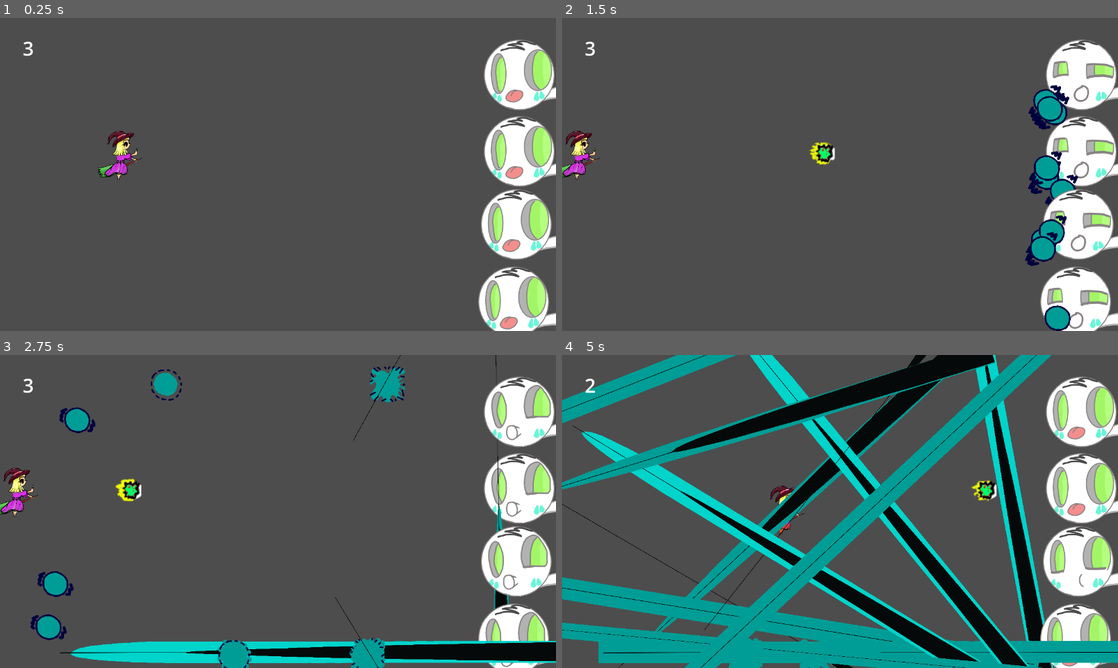
Above: before the commit, frames 1-4 (two rows, left to right).
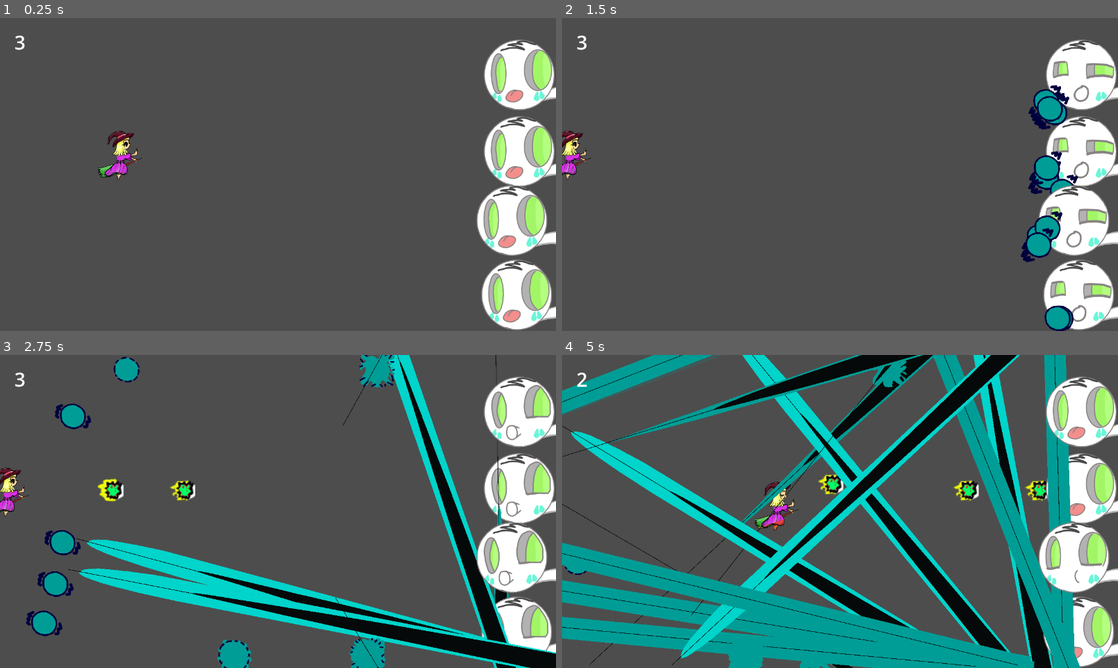
Above: after the commit, the same moments.

Repository: JovannyLobato/godotshmap
Game: Godot game, scene res://main.tscn
Two runs of this game, one before a commit and one after it. Both use one fixed random seed, a clock stepped at 60 frames per second and the inputs below.
Inputs:
- Up to frame 1 (0.25 s): no input
- Up to frame 2 (1.5 s): tap Enter (enter_pressed, bound only after the commit) at 0.5, 0.8, 1.35 s; hold Right (ui_right) 0.53-1.28 s; hold A (a_pressed) 0.53-1.28 s
- Up to frame 3 (2.75 s): tap Space (space_pressed, bound only after the commit) at 1.55, 2.1 s; hold Right (ui_right) from 2.03 s (still down); hold A (a_pressed) from 2.03 s (still down)
- Up to frame 4 (5 s): release A (a_pressed) at 2.78 s; tap A (a_pressed) at 2.85, 4.55 s; tap Enter (enter_pressed, bound only after the commit) at 3.05 s; release Right (ui_right) at 3.53 s; hold D (d_pressed) 3.53-4.28 s; tap Space (space_pressed, bound only after the commit) at 3.8 s; tap S (s_pressed) at 4.35 s

The runs differ from the first frame. In frame 1, 3.4% of the frame differs, in the area x 2-100%, y 5-100%; in frame 2, 4.1%; in frame 3, 21%; in frame 4, 43%, in the area x 0-100%, y 0-100%.

Commit message:
ui_game_machine added

Diff:
--- /dev/null
+++ b/MenuStateMachine.gd
@@ -0,0 +1,32 @@
+extends Node
+enum GameState {PLAYING, GAME_OVER, RETRY}
+
+var current_state = null
+var state_nodes = {
+	GameState.PLAYING: preload("res://ui.tscn"),
+	GameState.GAME_OVER: preload("res://game_over_ui.tscn"),
+	GameState.RETRY: preload("res://retry_ui.tscn")
+}
+
+var current_node = null
+
+func set_state(new_state):
+	if current_node:
+		current_node.queue_free()
+
+	current_node = state_nodes[new_state].instantiate()
+	add_child(current_node)
+	current_state = new_state
+
+# Called when the node enters the scene tree for the first time.
+func _ready():
+	pass # Replace with function body.
+
+
+# Called every frame. 'delta' is the elapsed time since the previous frame.
+func _process(delta):
+	pass
+
+
+func _on_witch_witch_dead():
+	pass # Replace with function body.
--- /dev/null
+++ b/UI_state_machine.tscn
@@ -0,0 +1,6 @@
+[gd_scene load_steps=2 format=3 uid="uid://b3ia2iwmfsx70"]
+
+[ext_resource type="Script" path="res://MenuStateMachine.gd" id="1_bo3or"]
+
+[node name="Node" type="Node"]
+script = ExtResource("1_bo3or")
--- a/bubbleTurquesa.gd
+++ b/bubbleTurquesa.gd
@@ -44,8 +44,8 @@
 			queue_free()
 			return
 		var rayInstance = myRay.instantiate()
+		rayInstance.global_position = position
 		add_sibling(rayInstance)
-		rayInstance.global_position = position
 		if collision_normal != Vector2.ZERO:
 			rayInstance.rotation = last_direction.bounce(collision_normal).angle()
 
--- a/bubbler.gd
+++ b/bubbler.gd
@@ -21,8 +21,9 @@
 	if animation.frame == 4 and animation.animation == "spiting":
 		for i in 3:
 			var bubbleInstantiate = bubble.instantiate()
+			bubbleInstantiate.position = Vector2(position.x-50,position.y+60)
 			add_sibling(bubbleInstantiate)
-			bubbleInstantiate.position = Vector2(position.x-50,position.y+60)
+
 
 func hit():
 	life-=1;
--- /dev/null
+++ b/game_over_ui.gd
@@ -0,0 +1,12 @@
+extends Control
+
+
+# Called when the node enters the scene tree for the first time.
+func _ready():
+	"""
+	$Label.text = "Game Over"
+	$Label2.text = "Press Enter to retry"
+	"""
+# Called every frame. 'delta' is the elapsed time since the previous frame.
+func _process(delta):
+	pass
--- /dev/null
+++ b/game_over_ui.tscn
@@ -0,0 +1,18 @@
+[gd_scene load_steps=2 format=3 uid="uid://dd3n43glpawg"]
+
+[ext_resource type="Script" path="res://game_over_ui.gd" id="1_0x1mn"]
+
+[node name="Game_OverUi" type="Control"]
+layout_mode = 3
+anchors_preset = 15
+anchor_right = 1.0
+anchor_bottom = 1.0
+grow_horizontal = 2
+grow_vertical = 2
+script = ExtResource("1_0x1mn")
+
+[node name="Label" type="Label" parent="."]
+layout_mode = 0
+offset_right = 412.0
+offset_bottom = 108.0
+text = "game_over"
--- a/main.gd
+++ b/main.gd
@@ -3,8 +3,7 @@
 
 # Called when the node enters the scene tree for the first time.
 func _ready():
-	pass # Replace with function body.
-
+	$UI_state_machine.set_state($UI_state_machine.GameState.PLAYING)
 
 # Called every frame. 'delta' is the elapsed time since the previous frame.
 func _process(delta):
@@ -16,3 +15,15 @@
 	add_child(bubbleInstance)
 	bubbleInstance.position = Vector2(randf_range(240.0,750.0), randf_range(200,600))
 """
+
+
+func _on_witch_witch_dead():
+	$Witch.queue_free()
+	$UI_state_machine.set_state($UI_state_machine.GameState.RETRY)
+
+
+
+func _on_level_cleaned_timeout():
+	if get_tree().get_nodes_in_group("damage_source").size() <= 0:
+		$Witch.queue_free()
+		$UI_state_machine.set_state($UI_state_machine.GameState.GAME_OVER)
--- a/main.tscn
+++ b/main.tscn
@@ -2,7 +2,7 @@
 
 [ext_resource type="Script" path="res://main.gd" id="1_4be5o"]
 [ext_resource type="PackedScene" uid="uid://dvyw7cpsppies" path="res://witch.tscn" id="3_ekgho"]
-[ext_resource type="PackedScene" uid="uid://bi5ilg3goh6rq" path="res://ui.tscn" id="4_0wdlp"]
+[ext_resource type="PackedScene" uid="uid://b3ia2iwmfsx70" path="res://UI_state_machine.tscn" id="4_dgdoa"]
 [ext_resource type="PackedScene" uid="uid://dt6yqif8cck7" path="res://bubbler.tscn" id="5_lexl5"]
 
 [sub_resource type="RectangleShape2D" id="RectangleShape2D_nfa24"]
@@ -20,24 +20,12 @@
 [node name="Main" type="Node2D"]
 script = ExtResource("1_4be5o")
 
-[node name="Ui" parent="." instance=ExtResource("4_0wdlp")]
-top_level = true
-anchors_preset = 0
-anchor_right = 0.0
-anchor_bottom = 0.0
-offset_left = 19.0
-offset_top = 14.0
-offset_right = 19.0
-offset_bottom = 14.0
-grow_horizontal = 1
-grow_vertical = 1
-
 [node name="screenWall" type="StaticBody2D" parent="."]
 collision_layer = 2
 collision_mask = 0
 
 [node name="CollisionShape2D" type="CollisionShape2D" parent="screenWall"]
-position = Vector2(11, 359)
+position = Vector2(-10, 368)
 shape = SubResource("RectangleShape2D_nfa24")
 
 [node name="CollisionShape2D2" type="CollisionShape2D" parent="screenWall"]
@@ -49,7 +37,7 @@
 shape = SubResource("RectangleShape2D_nofwn")
 
 [node name="CollisionShape2D3Up" type="CollisionShape2D" parent="screenWall"]
-position = Vector2(638.5, 26)
+position = Vector2(648, -8)
 shape = SubResource("RectangleShape2D_u1laa")
 
 [node name="Timer" type="Timer" parent="."]
@@ -63,12 +51,20 @@
 position = Vector2(1204, 299)
 
 [node name="bubbler2" parent="." instance=ExtResource("5_lexl5")]
-position = Vector2(1191, 645)
+position = Vector2(1198, 629)
 
 [node name="bubbler3" parent="." instance=ExtResource("5_lexl5")]
-position = Vector2(1197, 467)
+position = Vector2(1187, 458)
 
 [node name="bubbler4" parent="." instance=ExtResource("5_lexl5")]
 position = Vector2(1204, 123)
 
+[node name="UI_state_machine" parent="." instance=ExtResource("4_dgdoa")]
+
+[node name="levelCleaned?" type="Timer" parent="."]
+wait_time = 10.0
+autostart = true
+
 [connection signal="timeout" from="Timer" to="." method="_on_timer_timeout"]
+[connection signal="witch_dead" from="Witch" to="." method="_on_witch_witch_dead"]
+[connection signal="timeout" from="levelCleaned?" to="." method="_on_level_cleaned_timeout"]
--- a/project.godot
+++ b/project.godot
@@ -25,21 +25,37 @@
 w_pressed={
 "deadzone": 0.5,
 "events": [Object(InputEventKey,"resource_local_to_scene":false,"resource_name":"","device":-1,"window_id":0,"alt_pressed":false,"shift_pressed":false,"ctrl_pressed":false,"meta_pressed":false,"pressed":false,"keycode":0,"physical_keycode":87,"key_label":0,"unicode":119,"echo":false,"script":null)
+, Object(InputEventJoypadMotion,"resource_local_to_scene":false,"resource_name":"","device":-1,"axis":1,"axis_value":-1.0,"script":null)
 ]
 }
 a_pressed={
 "deadzone": 0.5,
 "events": [Object(InputEventKey,"resource_local_to_scene":false,"resource_name":"","device":-1,"window_id":0,"alt_pressed":false,"shift_pressed":false,"ctrl_pressed":false,"meta_pressed":false,"pressed":false,"keycode":0,"physical_keycode":65,"key_label":0,"unicode":97,"echo":false,"script":null)
+, Object(InputEventJoypadMotion,"resource_local_to_scene":false,"resource_name":"","device":-1,"axis":0,"axis_value":-1.0,"script":null)
 ]
 }
 s_pressed={
 "deadzone": 0.5,
 "events": [Object(InputEventKey,"resource_local_to_scene":false,"resource_name":"","device":-1,"window_id":0,"alt_pressed":false,"shift_pressed":false,"ctrl_pressed":false,"meta_pressed":false,"pressed":false,"keycode":0,"physical_keycode":83,"key_label":0,"unicode":115,"echo":false,"script":null)
+, Object(InputEventJoypadMotion,"resource_local_to_scene":false,"resource_name":"","device":-1,"axis":1,"axis_value":1.0,"script":null)
 ]
 }
 d_pressed={
 "deadzone": 0.5,
 "events": [Object(InputEventKey,"resource_local_to_scene":false,"resource_name":"","device":-1,"window_id":0,"alt_pressed":false,"shift_pressed":false,"ctrl_pressed":false,"meta_pressed":false,"pressed":false,"keycode":0,"physical_keycode":68,"key_label":0,"unicode":100,"echo":false,"script":null)
+, Object(InputEventJoypadMotion,"resource_local_to_scene":false,"resource_name":"","device":-1,"axis":0,"axis_value":1.0,"script":null)
+]
+}
+enter_pressed={
+"deadzone": 0.5,
+"events": [Object(InputEventKey,"resource_local_to_scene":false,"resource_name":"","device":0,"window_id":0,"alt_pressed":false,"shift_pressed":false,"ctrl_pressed":false,"meta_pressed":false,"pressed":false,"keycode":0,"physical_keycode":4194309,"key_label":0,"unicode":0,"echo":false,"script":null)
+, Object(InputEventJoypadButton,"resource_local_to_scene":false,"resource_name":"","device":-1,"button_index":0,"pressure":0.0,"pressed":true,"script":null)
+]
+}
+space_pressed={
+"deadzone": 0.5,
+"events": [Object(InputEventKey,"resource_local_to_scene":false,"resource_name":"","device":-1,"window_id":0,"alt_pressed":false,"shift_pressed":false,"ctrl_pressed":false,"meta_pressed":false,"pressed":false,"keycode":0,"physical_keycode":32,"key_label":0,"unicode":32,"echo":false,"script":null)
+, Object(InputEventJoypadMotion,"resource_local_to_scene":false,"resource_name":"","device":-1,"axis":5,"axis_value":1.0,"script":null)
 ]
 }
 
--- /dev/null
+++ b/retry_ui.gd
@@ -0,0 +1,12 @@
+extends Control
+
+
+# Called when the node enters the scene tree for the first time.
+func _ready():
+	pass # Replace with function body.
+
+
+# Called every frame. 'delta' is the elapsed time since the previous frame.
+func _process(delta):
+	if Input.is_action_just_pressed("enter_pressed"):
+		get_tree().reload_current_scene()
--- /dev/null
+++ b/retry_ui.tscn
@@ -0,0 +1,27 @@
+[gd_scene load_steps=2 format=3 uid="uid://dh5lcsc71n4cr"]
+
+[ext_resource type="Script" path="res://retry_ui.gd" id="1_7yhiw"]
+
+[node name="retry_UI" type="Control"]
+layout_mode = 3
+anchors_preset = 15
+anchor_right = 1.0
+anchor_bottom = 1.0
+grow_horizontal = 2
+grow_vertical = 2
+script = ExtResource("1_7yhiw")
+
+[node name="Label" type="Label" parent="."]
+layout_mode = 1
+anchors_preset = 8
+anchor_left = 0.5
+anchor_top = 0.5
+anchor_right = 0.5
+anchor_bottom = 0.5
+offset_left = -75.0
+offset_top = -11.5
+offset_right = 75.0
+offset_bottom = 11.5
+grow_horizontal = 2
+grow_vertical = 2
+text = "Press Enter to retry"
--- a/ui.gd
+++ b/ui.gd
@@ -4,10 +4,17 @@
 
 # Called when the node enters the scene tree for the first time.
 func _ready():
-	$Label.text =  str($"../Witch".vitality)
+	$"../../Witch".vitality_changed.connect(_on_witch_vitality_changed)
+	$Label.text =  str($"../../Witch".vitality)
 
 
 # Called every frame. 'delta' is the elapsed time since the previous frame.
 func _process(delta):
+	pass
 
-	$Label.text =  str($"../Witch".vitality)
+func _on_witch_vitality_changed():
+	var witch = $"../..".get_node_or_null("Witch")
+	if witch:
+		$Label.text = str($"../../Witch".vitality)
+	else:
+		$label.text = "dead"
--- a/witch.gd
+++ b/witch.gd
@@ -1,4 +1,7 @@
 extends CharacterBody2D
+
+signal witch_dead
+signal vitality_changed
 
 @onready var animation = $AnimatedSprite2D
 var bullet = preload("res://bullet.tscn")
@@ -28,7 +31,7 @@
 		if collider.is_in_group("damage_source") and hittable:
 			hit(collider)
 
-	if Input.is_action_just_pressed("ui_right"):
+	if Input.is_action_just_pressed("space_pressed"):
 
 		var bulletInstance = bullet.instantiate()
 		add_sibling(bulletInstance)
@@ -64,3 +67,6 @@
 	animation.play("damage")
 	$Timer.start()
 	collider.kill()
+	emit_signal("vitality_changed")
+	if vitality <= 0 :
+		emit_signal("witch_dead")
--- a/witch.tscn
+++ b/witch.tscn
@@ -69,7 +69,7 @@
 }]
 
 [sub_resource type="RectangleShape2D" id="RectangleShape2D_h0vpv"]
-size = Vector2(126.666, 255)
+size = Vector2(132.5, 265)
 
 [node name="Witch" type="CharacterBody2D"]
 scale = Vector2(0.4, 0.4)
@@ -96,7 +96,8 @@
 collision_mask = 5
 
 [node name="CollisionShape2D" type="CollisionShape2D" parent="Area2D"]
-position = Vector2(-4.99992, -10.8333)
+position = Vector2(-3.75, -5)
+scale = Vector2(0.999999, 0.999999)
 shape = SubResource("RectangleShape2D_h0vpv")
 
 [connection signal="timeout" from="Timer" to="." method="_on_timer_timeout"]
Not shown, added: bub5167.tmp
